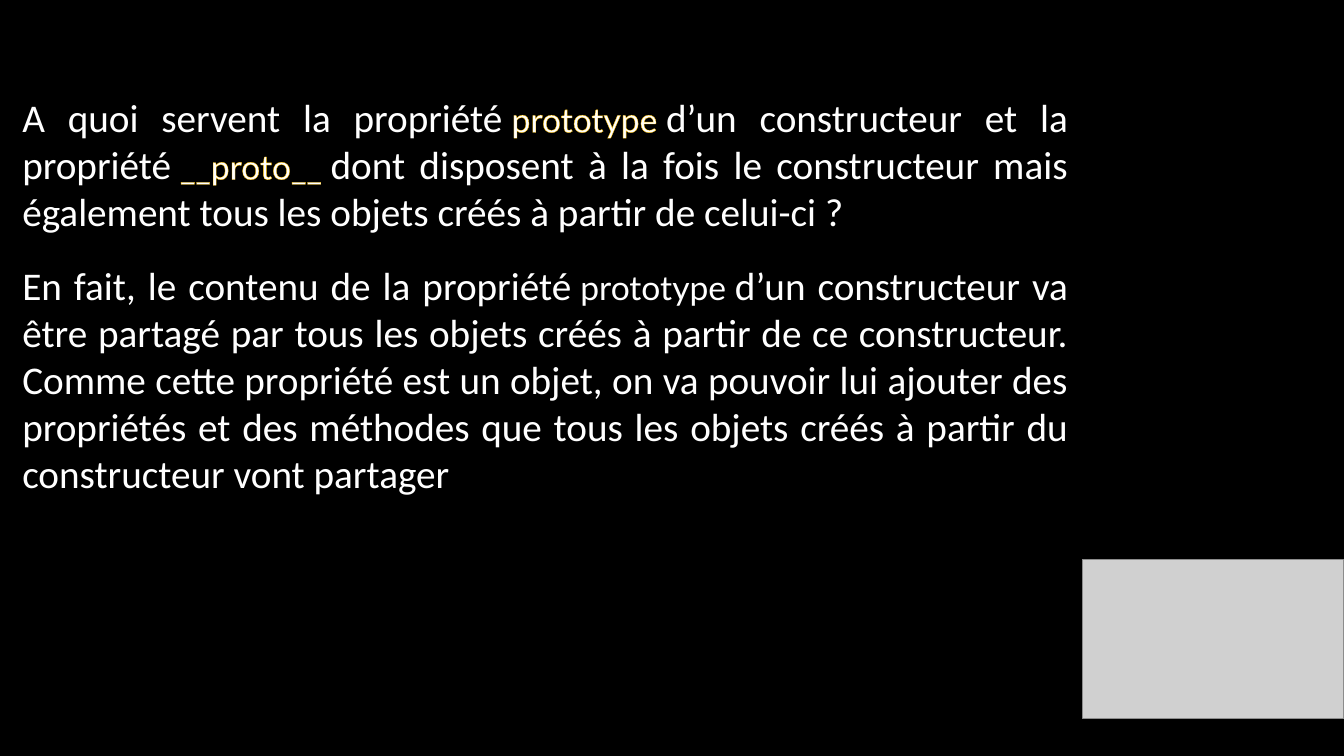
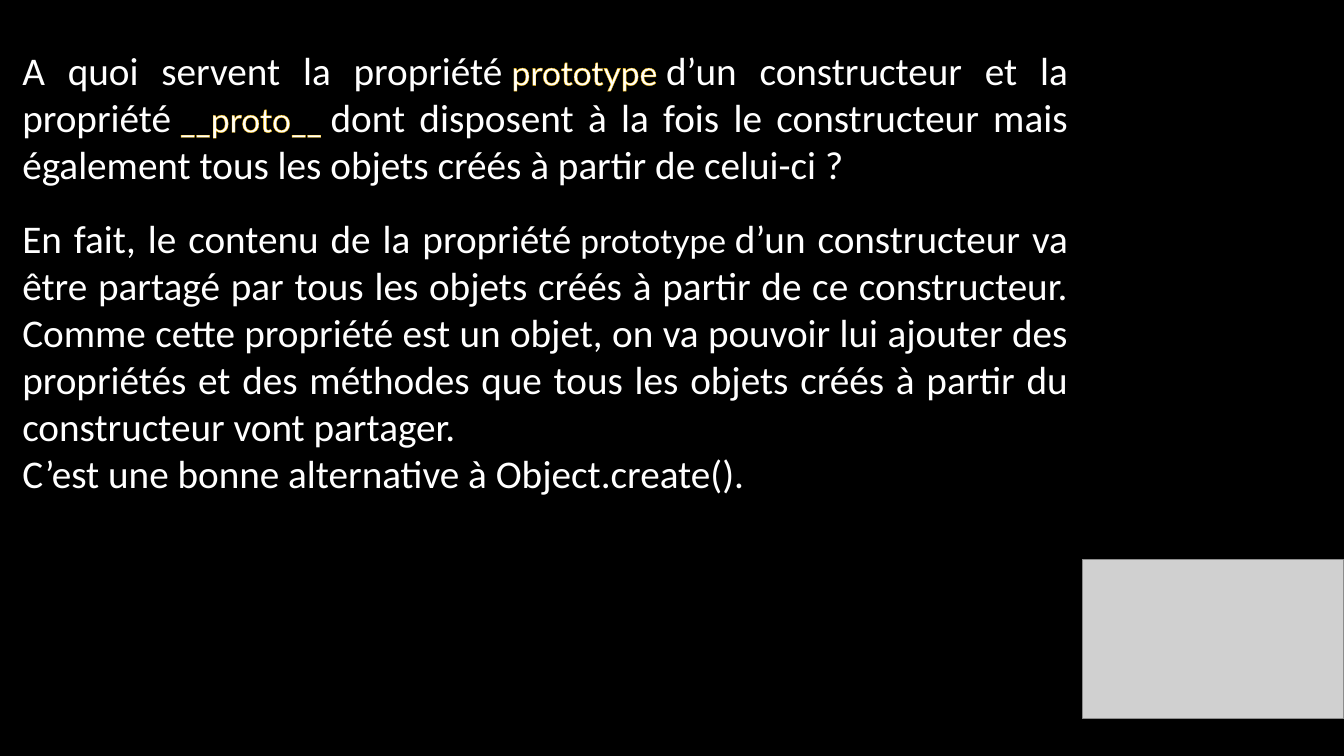
Before and after one commit to Nicolasmaes/javascript, a slide deck: slide 6 of expose-JS-POO-prototype/Prototyope Objet en Javascript.pptx. Drawn at 1344x756 pixels with LibreOffice and Linux fonts; fonts in the diff are those of the drawing; grey boxes stand for pictures. Boxes give left, top, right and bottom in pixels: in the first picture for what was removed or moved away, otherwise in the second. Text is boxed around its words. In the diff, an @@ line names an element or a change of style, - is before the commit and + after.

Commit message:
adding of the prototype lesson

```diff
--- a/expose-JS-POO-prototype/Prototyope Objet en Javascript.pptx
+++ b/expose-JS-POO-prototype/Prototyope Objet en Javascript.pptx
@@ text in rectangle at (22, 225, 1068, 495): text changed @@
-En fait, le contenu de la propriété prototype d’un constructeur va être partagé par tous les objets créés à partir de ce constructeur. Comme cette propriété est un objet, on va pouvoir lui ajouter des propriétés et des méthodes que tous les objets créés à partir du constructeur vont partager
+En fait, le contenu de la propriété prototype d’un constructeur va être partagé par tous les objets créés à partir de ce constructeur. Comme cette propriété est un objet, on va pouvoir lui ajouter des propriétés et des méthodes que tous les objets créés à partir du constructeur vont partager.
+C’est une bonne alternative à Object.create().
```
Also in this commit, not shown: 4 other files.
